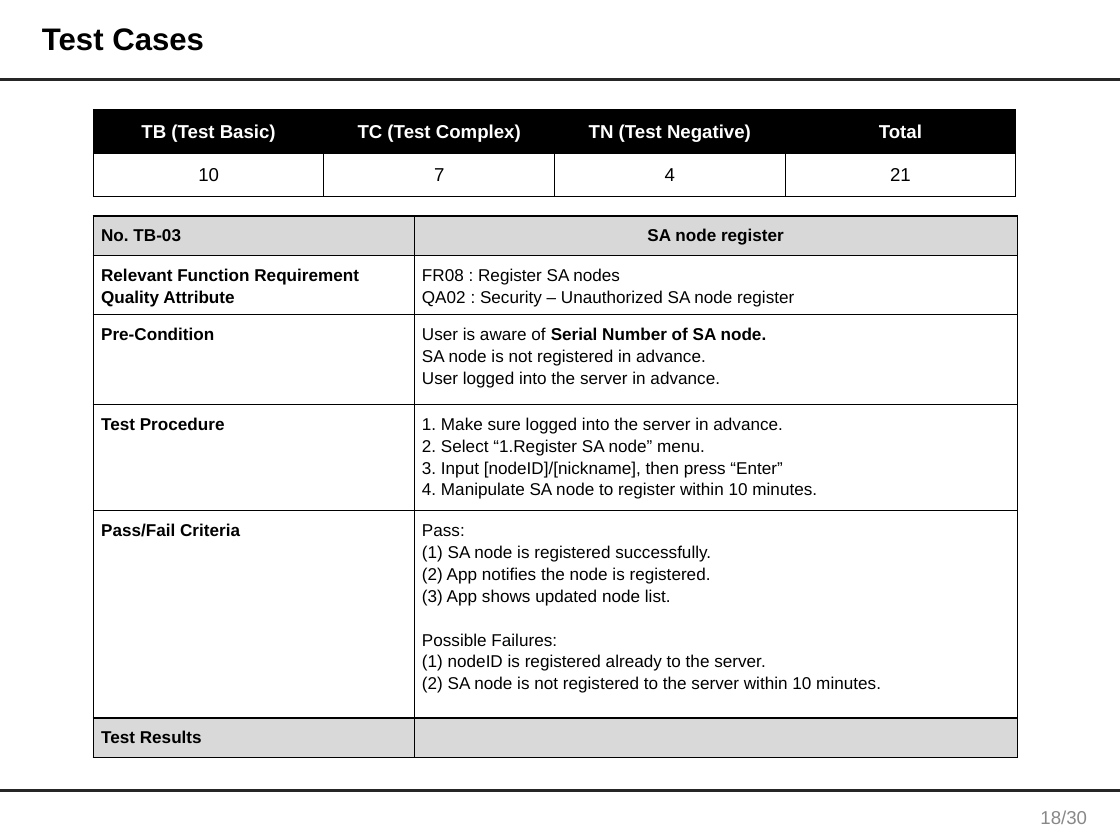
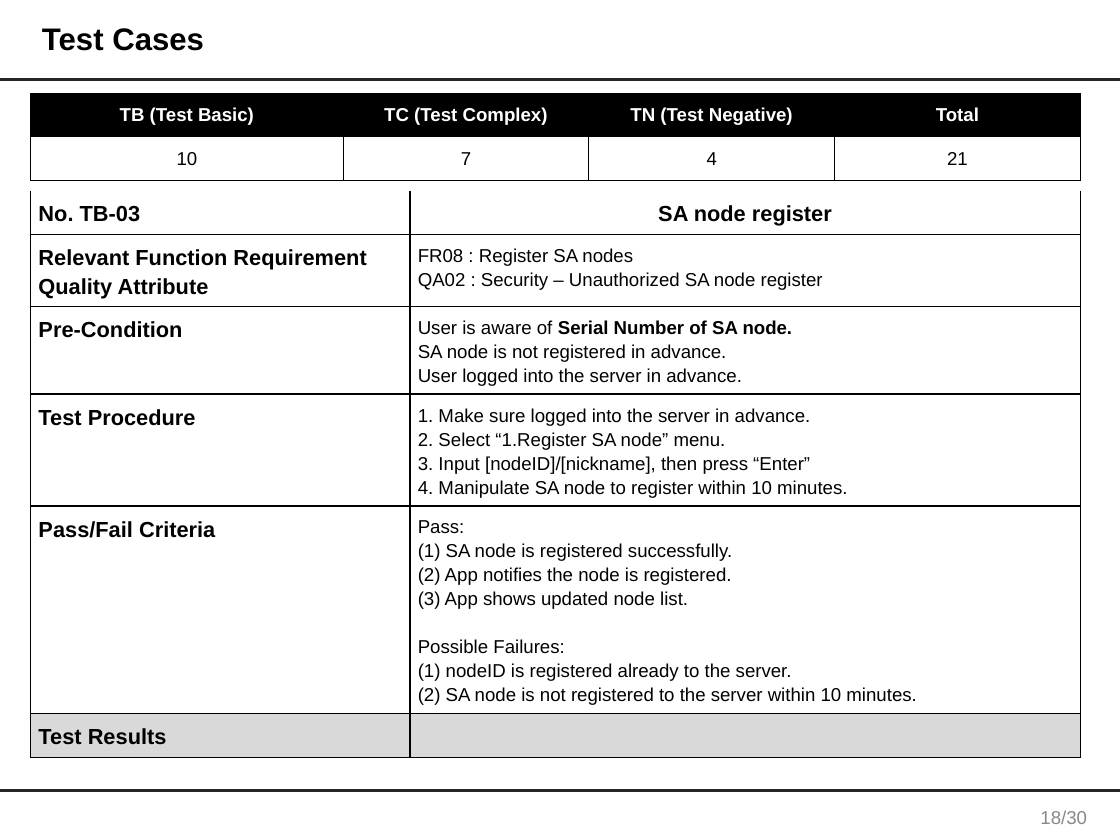
Before and after one commit to junggil/2015_CMU_StudioProject, a slide deck: slide 19 of DOCS/2015-06-24/Team1 Final presentation V0.1.pptx. Drawn at 1120x840 pixels with LibreOffice and Linux fonts; fonts in the diff are those of the drawing. Boxes give left, top, right and bottom in pixels: in the first picture for what was removed or moved away, otherwise in the second. Text is boxed around its words. In the diff, an @@ line names an element or a change of style, - is before the commit and + after.

```diff
--- a/DOCS/2015-06-24/Team1 Final presentation V0.1.pptx
+++ b/DOCS/2015-06-24/Team1 Final presentation V0.1.pptx
@@ table: place and size @@
-table at (93, 110, 1016, 199)
+table at (30, 94, 1079, 184)
@@ table at (30, 190, 1081, 782) @@
+row 1: No. TB-03 | SA node register
+row 2: Relevant Function Requirement / Quality Attribute | FR08 : Register SA nodes / QA02 : Security – Unauthorized SA node register
@@ table: place and size @@
-table at (93, 315, 1017, 762)
+table at (30, 190, 1081, 782)
@@ table removed at (93, 216, 1017, 318), 2 rows, 2 columns @@
-No. TB-03 | SA node register
-Relevant Function Requirement / Quality Attribute | FR08 : Register SA nodes / QA02 : Security – Unauthorized SA node register
```
Also in this commit, not shown: 2 other slides changed.
